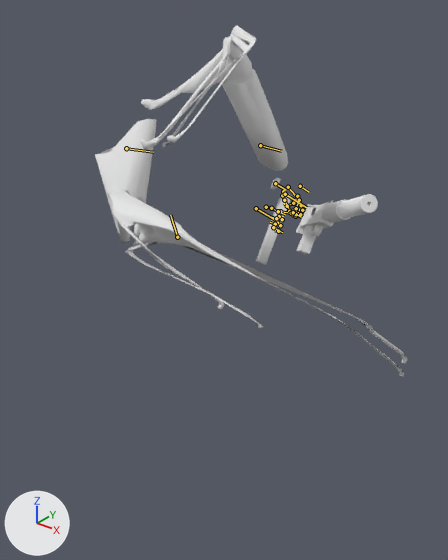
An edit to the Blender file Joshua-Boo-Boos Mac-10 Mod/Mac-10 Backup.blend, drawn before and after from the same camera.
One viewpoint serves both versions: a 50 mm camera at (19.0, -23.2, 5.9) aimed at (3.2, -3.5, -6.3). The lights are fixed; the arrows at lower left show +X, +Y and +Z. Both versions are drawn at frame 20 of the action 'HandsAction'; the numbers are the values there. The bones that bend it are drawn over the model as lines.

Names of what the first picture shows: 'Bolt', 'Charging Handle', 'Hands.001', 'Mac-10', 'Magazine', 'Trigger'.
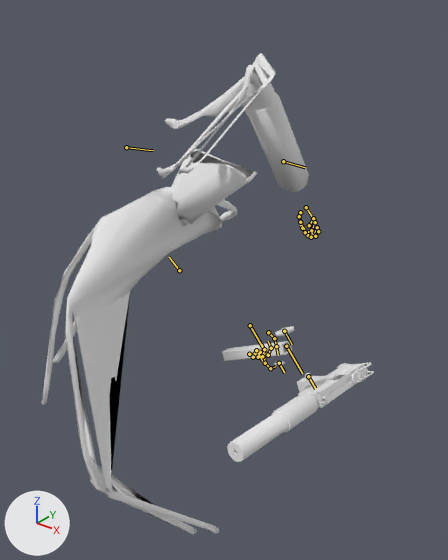
The edits, one by one:
Bone 'Left Arm' (bone_left_arm) moves from (-2.41, 0.35, 0.11) to (-3.53, 0.33, -1.0).
Bone 'Left Arm' (bone_left_arm) turns from (-32, 20, 52) to (-37, 23, 49) degrees about its own x, y and z.
Bone 'Right Arm' (bone_right_arm) moves from (-2.48, -3.14, -0.86) to (-2.32, -4.58, -1.89).
Bone 'Right Arm' (bone_right_arm) turns from (-1, 64, -71) to (-4, -8, -86) degrees about its own x, y and z.
Bone 'Hand.003' (bone_hand_003) moves from (-0.56, 1.83, 1.4) to (-0.25, 2.57, 1.32).

Location of each change, (x1, y1, x2, y2) in pixels of the pictures (448 x 560 px):
'Hands.001', posed (14% narrower, 37% taller): before (95, 26, 407, 377); after (41, 53, 309, 534)
'Mac-10', posed (78% wider, 64% taller): before (296, 194, 378, 254); after (227, 363, 374, 462)
'Magazine', posed (92% wider, 72% shorter): before (256, 192, 292, 265); after (222, 341, 292, 361)
'Bolt', posed (82% wider, 8% shorter): before (271, 178, 281, 190); after (275, 326, 294, 337)
'Charging Handle', posed: before (297, 183, 304, 189); after (305, 373, 312, 381)
'Trigger', posed: before (291, 208, 296, 217); after (274, 361, 285, 366)
bone 'Left Arm', root to tip: before (260, 145) to (281, 151); after (283, 161) to (305, 167)
bone 'Right Arm', root to tip: before (177, 237) to (170, 215); after (179, 270) to (169, 257)
bone 'Hand.003', root to tip: before (300, 186) to (309, 192); after (308, 376) to (315, 388)
